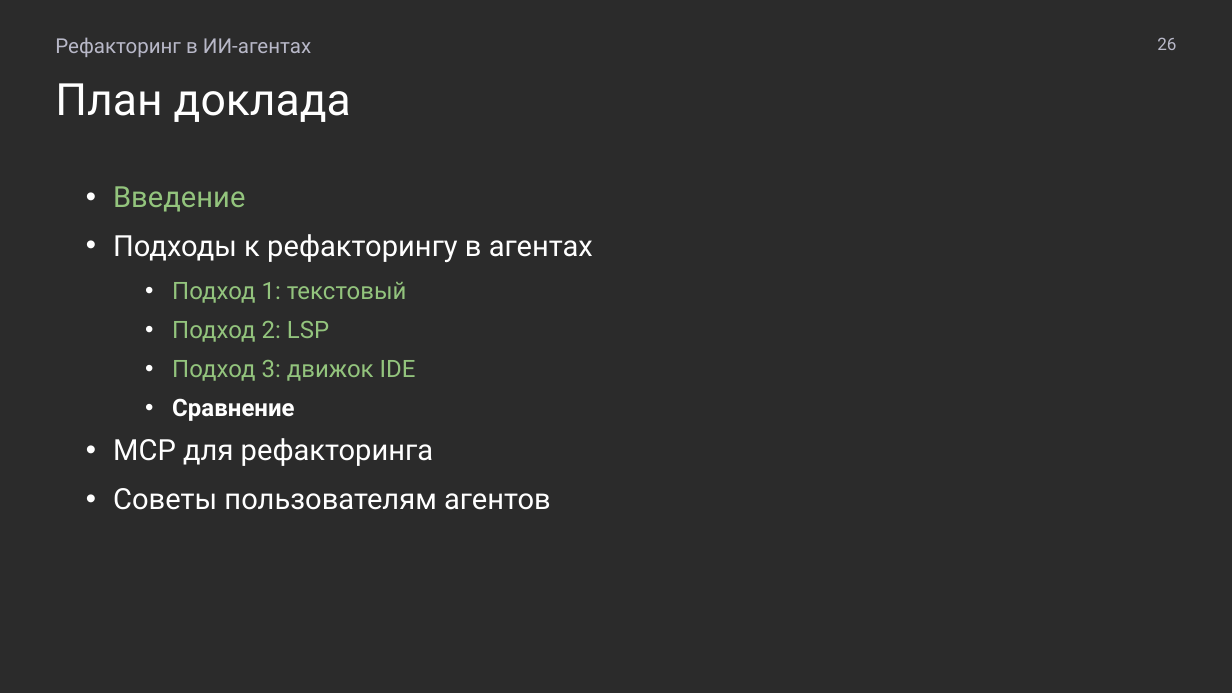
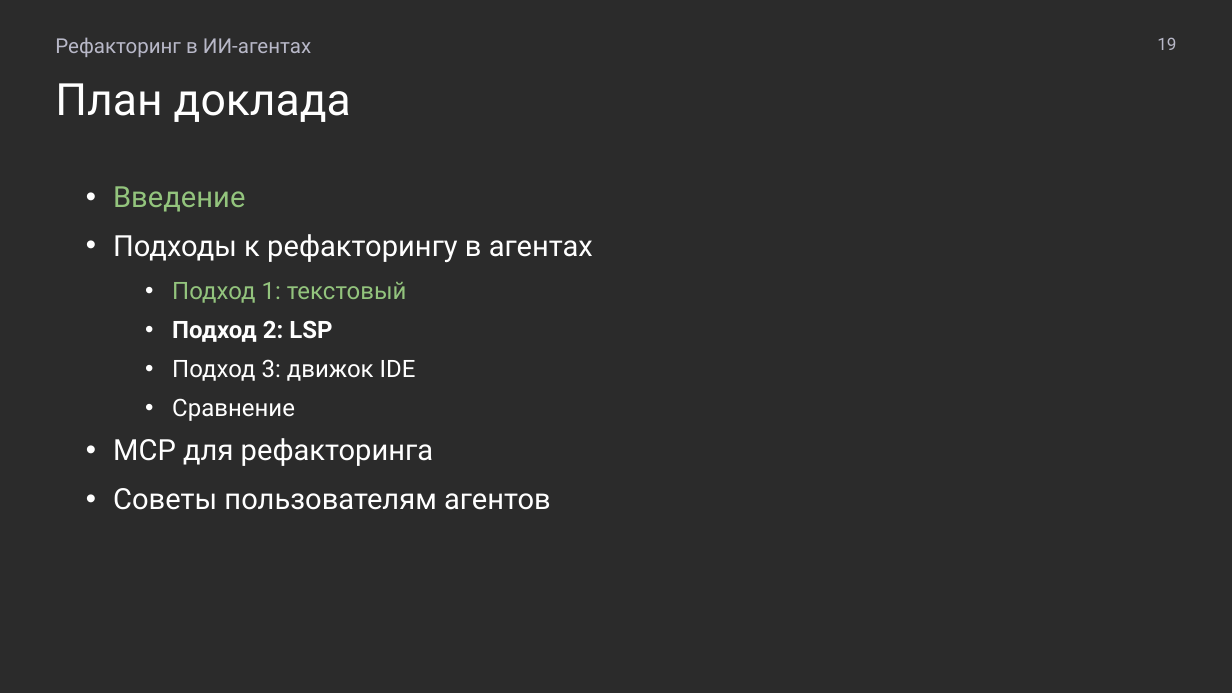
Before and after one commit to MchKosticyn/ide-refactoring-in-ai-agents, a slide deck: slide 19 of Доклад_ Рефакторинг в ИИ-агентах.pptx (slide 26 before the commit). Drawn at 1232x693 pixels with LibreOffice and Linux fonts; fonts in the diff are those of the drawing; background and template pictures are left out; a plain dark background stands for a picture behind light text. Boxes give left, top, right and bottom in pixels: in the first picture for what was removed or moved away, otherwise in the second. Text is boxed around its words. In the diff, an @@ line names an element or a change of style, - is before the commit and + after.

```diff
--- a/Доклад_ Рефакторинг в ИИ-агентах.pptx
+++ b/Доклад_ Рефакторинг в ИИ-агентах.pptx
@@ text at (1157, 37, 1176, 50): text changed @@
-26
+19
@@ text at (172, 320, 416, 421): text colour #93C47D to #FFFFFF in "Подход 2: LSP", "Подход 3: движок IDE"; bold on in "Подход 2: LSP"; bold off in "Сравнение" @@
```
Also in this commit, not shown: 20 other slides changed, 18 slides added, 12 slides removed, 2 other files.
